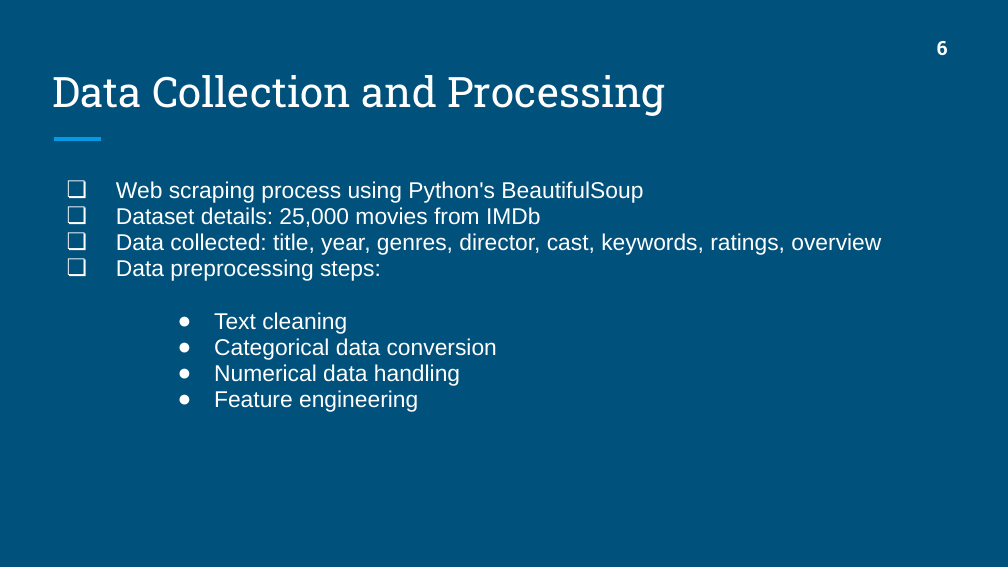
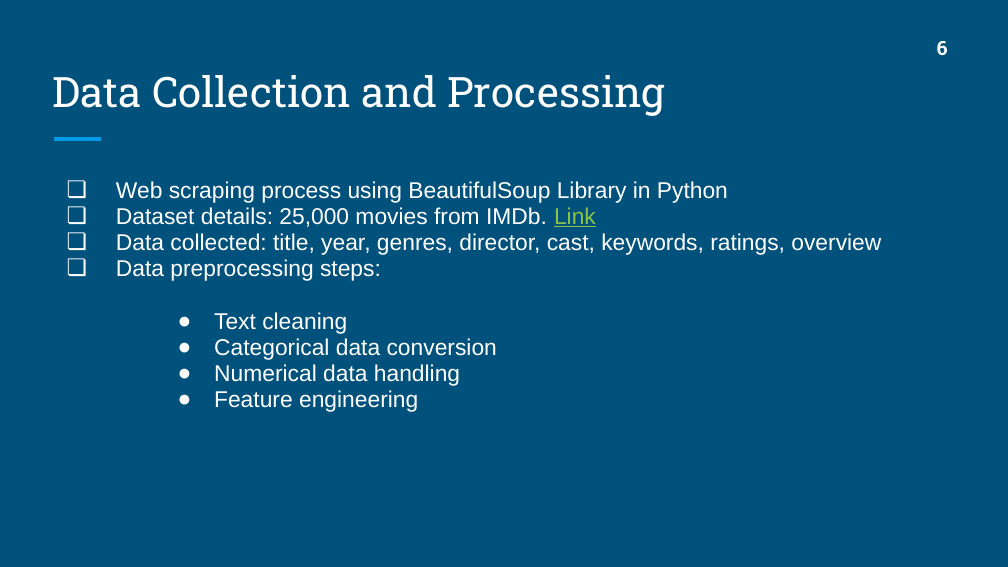
Before and after one commit to sakibrokoni/CSE707, a slide deck: slide 7 of Task 4b/CSE707_Task 4b_Group6.pptx. Drawn at 1008x567 pixels with LibreOffice and Linux fonts; fonts in the diff are those of the drawing. Boxes give left, top, right and bottom in pixels: in the first picture for what was removed or moved away, otherwise in the second. Text is boxed around its words. In the diff, an @@ line names an element or a change of style, - is before the commit and + after.

```diff
--- a/Task 4b/CSE707_Task 4b_Group6.pptx
+++ b/Task 4b/CSE707_Task 4b_Group6.pptx
@@ text at (x1=116, y1=181, x2=728, y2=227): text changed @@
-❏ Web scraping process using Python's BeautifulSoup
-❏ Dataset details: 25,000 movies from IMDb
+❏ Web scraping process using BeautifulSoup Library in Python
+❏ Dataset details: 25,000 movies from IMDb. Link
```
Also in this commit, not shown: 15 other slides changed, 3 slides added, 1 other file.
